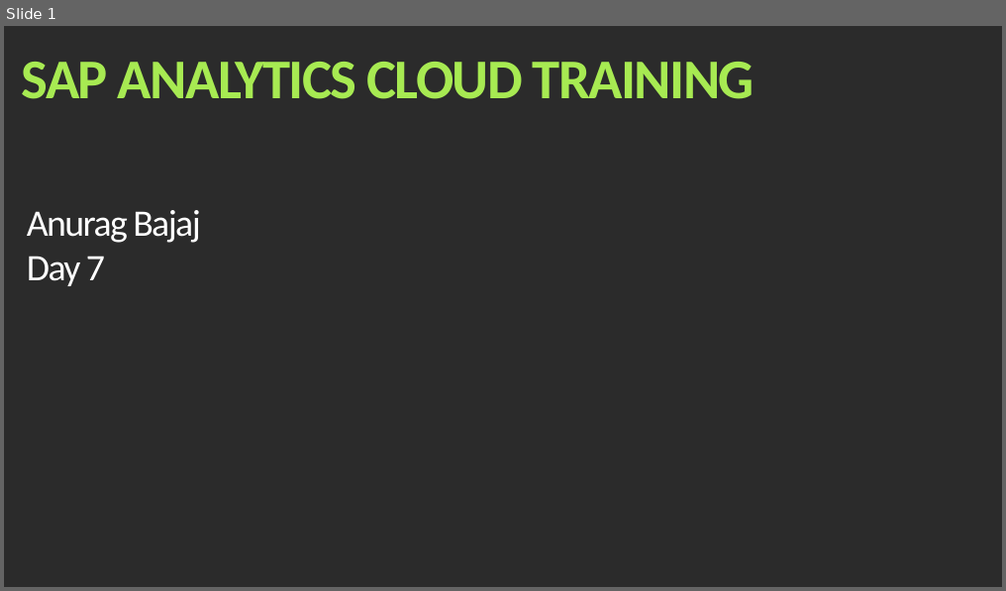
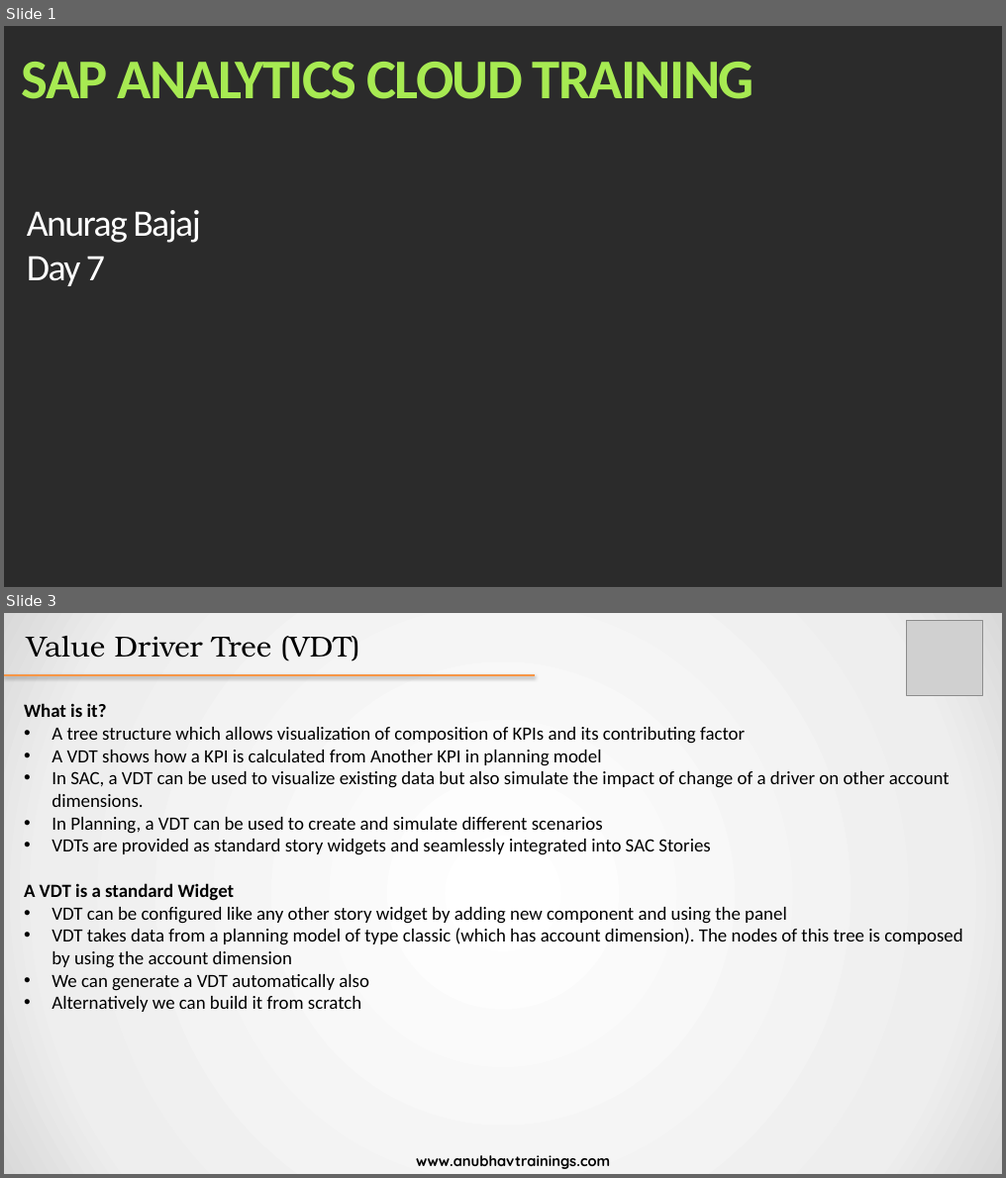
Before and after one commit to soyuztechnologies/SAC_SaamaTechnologies, a slide deck: day 7/SAC_Training Day 7.pptx. Shown one above the other, each under a label of ours: slide 1 before the commit, slides 1 and 3 after it; the slides between them are not shown. The pictures are 1006x591 and 1006x1178 pixels, drawn with LibreOffice and Linux fonts; fonts in the diff are those of the drawing; grey boxes stand for pictures; background and template pictures are left out; a plain dark background stands for a picture behind light text. Boxes give left, top, right and bottom in pixels: in the first picture for what was removed or moved away, otherwise in the second. Text is boxed around its words. In the diff, an @@ line names an element or a change of style, - is before the commit and + after.

```diff
--- a/day 7/SAC_Training Day 7.pptx
+++ b/day 7/SAC_Training Day 7.pptx
@@ slide 3 added at [4, 613, 1002, 1174], background gradient #FFFFFF to #EEEEEE to #D9D9D9 @@
@@ title added at [27, 636, 359, 662], 28 pt, text #000000 @@
+Value Driver Tree (VDT)
@@ picture added at [907, 621, 983, 695] @@
@@ line added from (4, 676) to (535, 676), #F79646 2 pt @@
@@ text added at [24, 703, 962, 1012], 18 pt, text #000000 @@
+What is it?
+• A tree structure which allows visualization of composition of KPIs and its contributing factor
+• A VDT shows how a KPI is calculated from Another KPI in planning model
+• In SAC, a VDT can be used to visualize existing data but also simulate the impact of change of a driver on other account dimensions.
+• In Planning, a VDT can be used to create and simulate different scenarios
+• VDTs are provided as standard story widgets and seamlessly integrated into SAC Stories
+A VDT is a standard Widget
+• VDT can be configured like any other story widget by adding new component and using the panel
+• VDT takes data from a planning model of type classic (which has account dimension). The nodes of this tree is composed by using the account dimension
+• We can generate a VDT automatically also
+• Alternatively we can build it from scratch
@@ text added at [416, 1156, 610, 1169], 14 pt, text #000000, bold @@
+www.anubhavtrainings.com
```
Also in this commit, not shown: 1 slide changed, 1 other slide added, 1 other file.
